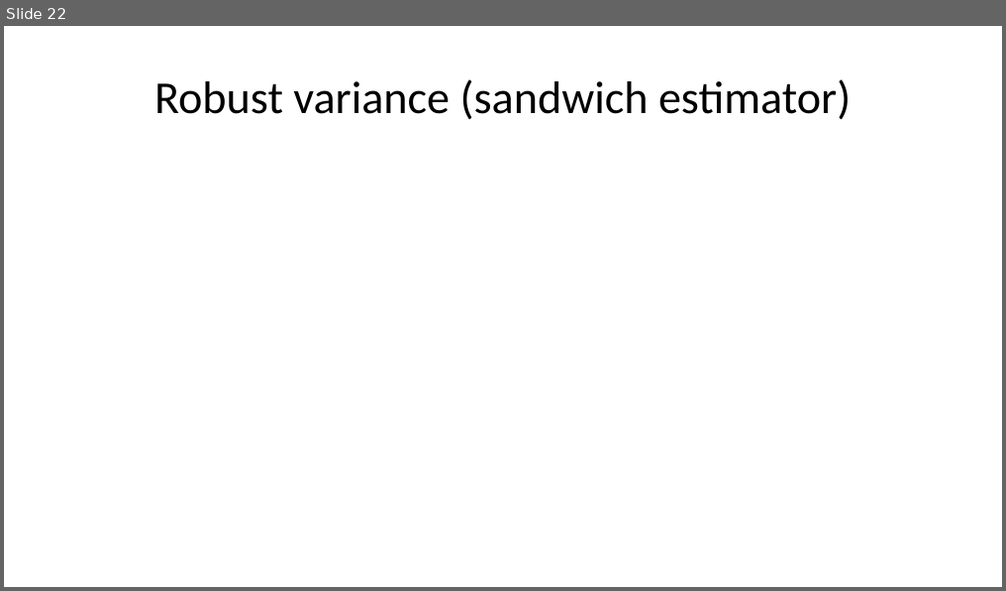
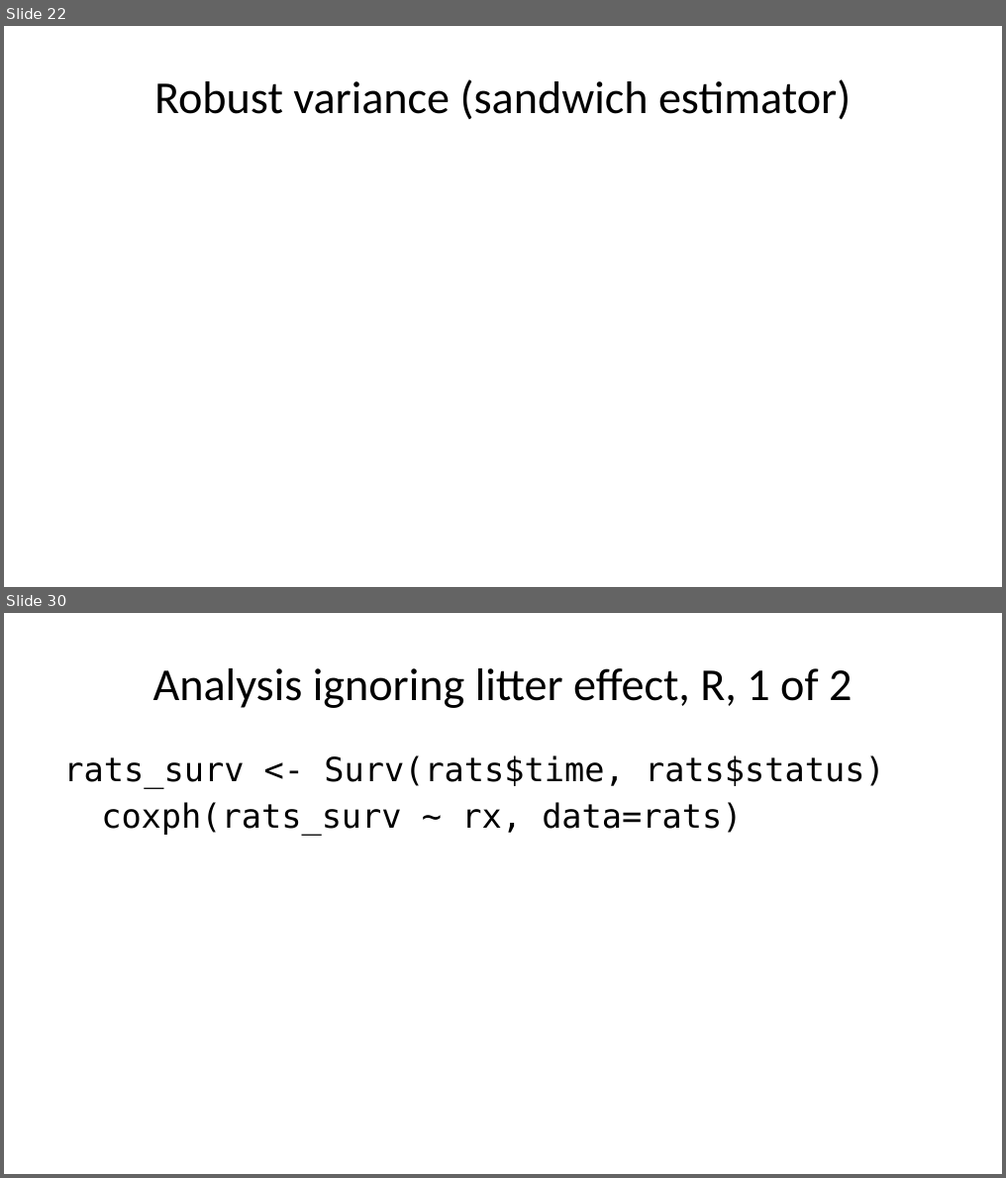
Before and after one commit to pmean/talks, a slide deck: frailty/frailty.pptx. Shown one above the other, each under a label of ours: slide 22 before the commit, slides 22 and 30 after it; the slides between them are not shown. The pictures are 1006x591 and 1006x1178 pixels, drawn with LibreOffice and Linux fonts; fonts in the diff are those of the drawing. Boxes give left, top, right and bottom in pixels: in the first picture for what was removed or moved away, otherwise in the second. Text is boxed around its words. In the diff, an @@ line names an element or a change of style, - is before the commit and + after.

```diff
--- a/frailty/frailty.pptx
+++ b/frailty/frailty.pptx
@@ slide 30 added at box(4, 613, 1002, 1174), background #FFFFFF @@
@@ title added at box(153, 668, 851, 708), 33 pt, text #000000 @@
+Analysis ignoring litter effect, R, 1 of 2
@@ text added at box(63, 756, 885, 836), 24 pt, text #000000 @@
+rats_surv <- Surv(rats$time, rats$status)
+coxph(rats_surv ~ rx, data=rats)
```
Also in this commit, not shown: 27 other slides added, 14 other files.
